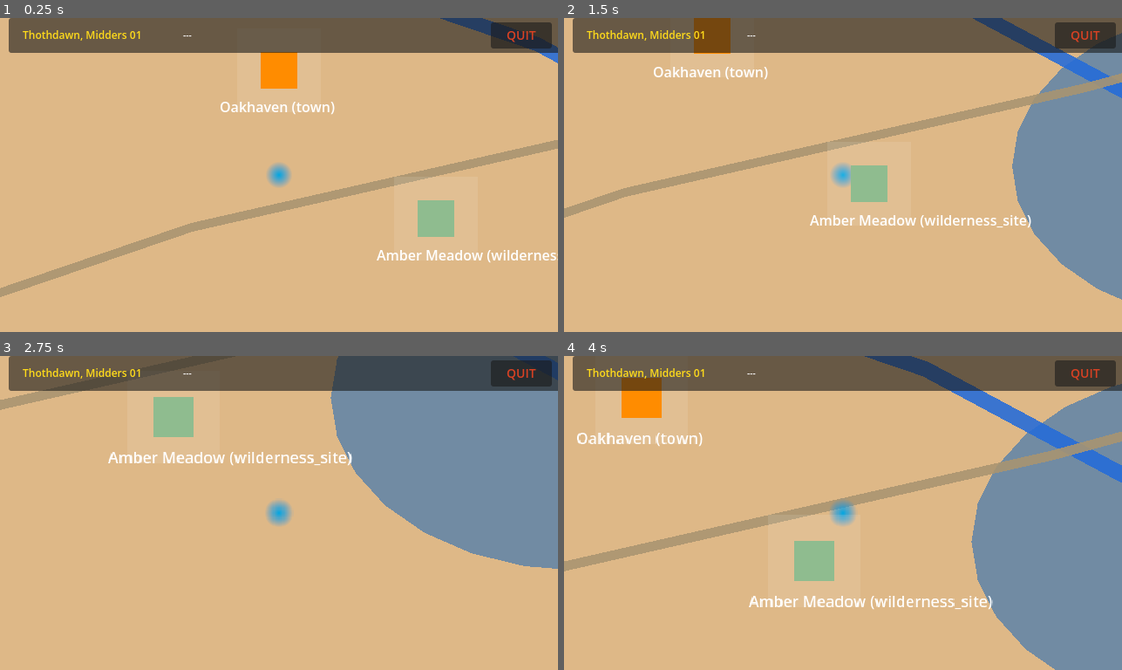
Above: before the commit, frames 1-4 (two rows, left to right).
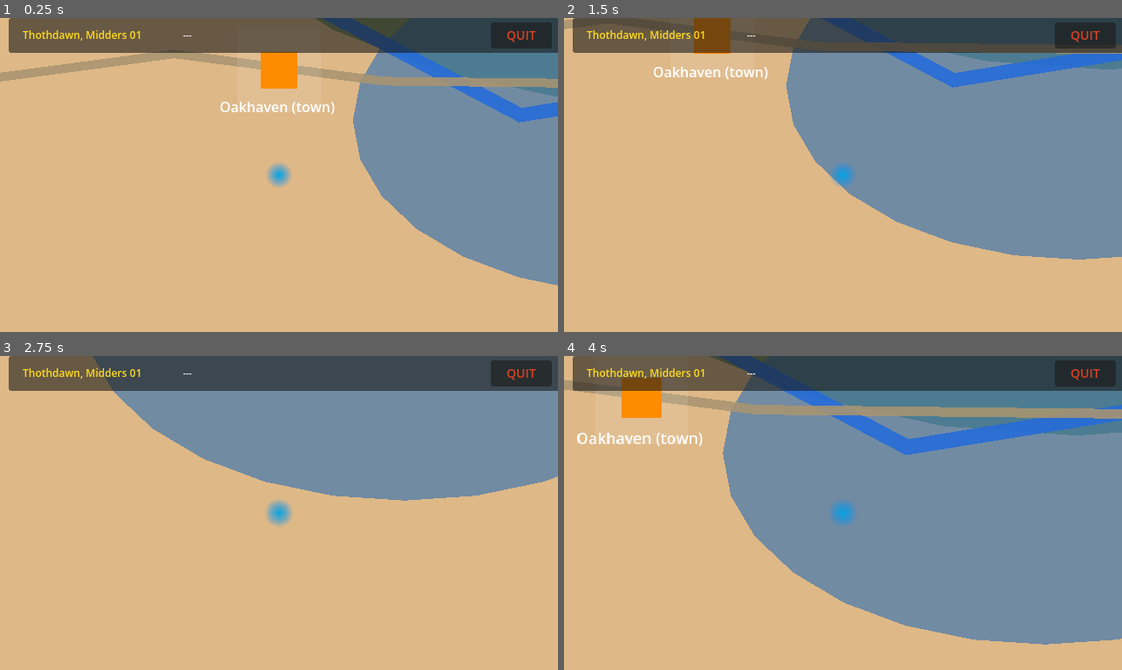
Above: after the commit, the same moments.

Repository: david-drew/LlamaQuest
Game: Godot game, scene res://scenes/main.tscn
Same seed, same stepped clock (60 frames per second), same inputs: the game is played once before the commit and once after it.
Inputs (mouse positions are in pixels of both pictures, inside the frame that each line leads up to):
- Up to frame 1 (0.25 s): no input
- Up to frame 2 (1.5 s): tap Enter at 0.5 s; move the mouse to (965, 159) at 0.52 s; hold D (move_right) 0.53-1.28 s; tap Mouse wheel up (zoom_in) at 0.6 s; move the mouse to (731, 190) at 1.27 s; hold S (move_down) from 1.28 s (still down); tap Mouse wheel down (zoom_out) at 1.35 s
- Up to frame 3 (2.75 s): move the mouse to (334, 443) at 2.02 s; release S (move_down) at 2.03 s; hold D (move_right) from 2.03 s (still down); tap Mouse wheel up (zoom_in) at 2.1 s
- Up to frame 4 (4 s): move the mouse to (815, 575) at 2.77 s; release D (move_right) at 2.78 s; hold W (move_up) 2.78-3.53 s; tap Mouse wheel down (zoom_out) at 2.85 s; move the mouse to (1010, 560) at 3.52 s; hold A (move_left) from 3.53 s (still down); tap Mouse wheel up (zoom_in) at 3.6 s

The runs differ from the first frame. In frame 1, 28% of the frame differs, in the area x 0-100%, y 0-89%; in frame 2, 30%; in frame 3, 20%; in frame 4, 44%, in the area x 0-100%, y 0-100%.

Commit message:
added simple forest and dungeon sites

Diff:
--- a/scenes/wilderness_stub.tscn
+++ b/scenes/wilderness_stub.tscn
@@ -1,9 +1,7 @@
 [gd_scene load_steps=2 format=3]
 
-[ext_resource type="Script" path="res://scripts/world/stub_site_scene.gd" id="1_stub"]
+[ext_resource type="Script" path="res://scripts/world/wilderness_site_stub.gd" id="1_stub"]
 
 [node name="WildernessStub" type="Node2D"]
 script = ExtResource("1_stub")
-site_type = "wilderness_site"
-title = "Amber Meadow"
-clear_color = Color(0.28, 0.34, 0.20, 1)
+base_title = "Amber Meadow"
--- a/scripts/world/dungeon_generator.gd
+++ b/scripts/world/dungeon_generator.gd
@@ -1,3 +1,4 @@
+
 class_name DungeonGenerator
 extends Node2D
 
@@ -12,11 +13,27 @@
 		center = rect.get_center()
 		tag = _tag
 
+class BSPNode:
+	var partition_rect: Rect2
+	var left_child: BSPNode
+	var right_child: BSPNode
+	var room: DungeonRoom # This will be null until we carve the rooms
+
+	func _init(rect: Rect2):
+		partition_rect = rect
+
+	func is_leaf() -> bool:
+		return left_child == null and right_child == null
+
 # Generator Parameters
 @export var dungeon_size := Vector2i(64, 64)
-@export var min_room_size := 6
 @export var min_floors := 2
 @export var max_floors := 4
+
+@export var grid_size := Vector2i(64, 64)
+@export var min_partition_size := 12
+@export var max_partition_size := 24
+@export var min_room_size := 6
 
 # Map Data: Array of dictionaries. Each dict holds the tile grid and the rooms for that floor.
 var map_data: Array = []
@@ -43,3 +60,49 @@
 	# 4. Tag rooms (Entrance, Boss, Stairs)
 
 	return {"grid": grid, "rooms": rooms}
+
+
+func _partition_space(rect: Rect2) -> BSPNode:
+	var node = BSPNode.new(rect)
+
+	# If the partition is already small enough, maybe don't split it (add some RNG)
+	if rect.size.x < max_partition_size and rect.size.y < max_partition_size:
+		if randf() > 0.75: # 25% chance to stop early for organic variety
+			return node
+
+	# Determine split direction based on aspect ratio to avoid long, thin slices
+	var split_horizontal := randf() > 0.5
+	if rect.size.x > rect.size.y * 1.25:
+		split_horizontal = false # Too wide, force vertical split
+	elif rect.size.y > rect.size.x * 1.25:
+		split_horizontal = true  # Too tall, force horizontal split
+
+	# Calculate the maximum allowed split point
+	var max_split: int
+	if split_horizontal:
+		max_split = int(rect.size.y) - min_partition_size
+	else:
+		max_split = int(rect.size.x) - min_partition_size
+
+	# If the space is too small to split legally, we stop and make it a leaf
+	if max_split <= min_partition_size:
+		return node
+
+	# Execute the split
+	var split_point = randi_range(min_partition_size, max_split)
+
+	var rect1: Rect2
+	var rect2: Rect2
+
+	if split_horizontal:
+		rect1 = Rect2(rect.position, Vector2(rect.size.x, split_point))
+		rect2 = Rect2(rect.position + Vector2(0, split_point), Vector2(rect.size.x, rect.size.y - split_point))
+	else:
+		rect1 = Rect2(rect.position, Vector2(split_point, rect.size.y))
+		rect2 = Rect2(rect.position + Vector2(split_point, 0), Vector2(rect.size.x - split_point, rect.size.y))
+
+	# Recurse
+	node.left_child = _partition_space(rect1)
+	node.right_child = _partition_space(rect2)
+
+	return node
--- a/scripts/world/overland_builder.gd
+++ b/scripts/world/overland_builder.gd
@@ -1,56 +1,259 @@
 class_name OverlandBuilder
 extends RefCounted
 
+const MIN_SITE_SPACING := 240.0
+const DUNGEON_TOWN_MIN_DISTANCE := 520.0
+const WORLD_MARGIN := 120.0
+const MAX_RETRIES := 24
+
 static func build_world(seed: int, extents: Vector2) -> WorldSpec:
-	var rng := RandomNumberGenerator.new()
-	rng.seed = seed
-
 	var spec := WorldSpec.new(seed, extents)
-
-	var forest_center := Vector2(-extents.x * 0.25, -extents.y * 0.15)
-	var lake_center := Vector2(extents.x * 0.22, extents.y * 0.16)
-	spec.regions.append(WorldRegion.new("forest_01", "forest", forest_center, Vector2(420, 250)))
-	spec.regions.append(WorldRegion.new("lake_01", "lake", lake_center, Vector2(260, 180)))
-
-	var river_points := PackedVector2Array([
-		Vector2(-extents.x * 0.42, -extents.y * 0.34),
-		Vector2(-extents.x * 0.16, -extents.y * 0.08),
-		Vector2(extents.x * 0.08, extents.y * 0.04),
-		Vector2(extents.x * 0.36, extents.y * 0.26)
-	])
-	var road_points := PackedVector2Array([
-		Vector2(-extents.x * 0.30, extents.y * 0.28),
-		Vector2(-extents.x * 0.10, extents.y * 0.18),
-		Vector2(extents.x * 0.14, extents.y * 0.10),
-		Vector2(extents.x * 0.34, extents.y * 0.02)
-	])
-	spec.networks.append(WorldNetwork.new("river_01", "river", river_points))
-	spec.networks.append(WorldNetwork.new("road_01", "road", road_points))
-
-	var town_seed := int(rng.randi())
-	var dungeon_seed := int(rng.randi())
-	var wilderness_seed := int(rng.randi())
-
-	spec.sites.append(SiteSpec.new(
+	var sub_seeds := _derive_sub_seeds(seed)
+	spec.sub_seeds = sub_seeds
+
+	var forest := _build_forest_region(sub_seeds["forest"], extents)
+	var lake := _build_lake_region(sub_seeds["lake"], extents, forest)
+	spec.regions.append(forest)
+	spec.regions.append(lake)
+
+	var town_site := _place_town_site(sub_seeds["sites"], extents, lake)
+	var road_network := _build_road_network(sub_seeds["road"], extents, town_site.position)
+
+	var dungeon_site := _place_dungeon_site(sub_seeds["sites_dungeon"], extents, lake, town_site.position)
+	var wilderness_site := _place_wilderness_site(
+		sub_seeds["sites_wilderness"],
+		extents,
+		lake,
+		forest,
+		[town_site.position, dungeon_site.position]
+	)
+
+	var river_network := _build_river_network(sub_seeds["river"], extents)
+
+	spec.networks.append(river_network)
+	spec.networks.append(road_network)
+	spec.sites.append(town_site)
+	spec.sites.append(dungeon_site)
+	spec.sites.append(wilderness_site)
+
+	return spec
+
+static func _derive_sub_seeds(seed: int) -> Dictionary:
+	var root_rng := RandomNumberGenerator.new()
+	root_rng.seed = seed
+
+	return {
+		"forest": int(root_rng.randi()),
+		"lake": int(root_rng.randi()),
+		"river": int(root_rng.randi()),
+		"road": int(root_rng.randi()),
+		"sites": int(root_rng.randi()),
+		"sites_dungeon": int(root_rng.randi()),
+		"sites_wilderness": int(root_rng.randi())
+	}
+
+static func _build_forest_region(sub_seed: int, extents: Vector2) -> WorldRegion:
+	var rng := RandomNumberGenerator.new()
+	rng.seed = sub_seed
+
+	var center := Vector2(
+		rng.randf_range(-extents.x * 0.30, extents.x * 0.08),
+		rng.randf_range(-extents.y * 0.24, extents.y * 0.18)
+	)
+	var radius := Vector2(
+		rng.randf_range(extents.x * 0.22, extents.x * 0.30),
+		rng.randf_range(extents.y * 0.20, extents.y * 0.28)
+	)
+	return WorldRegion.new("forest_01", "forest", center, radius, sub_seed)
+
+static func _build_lake_region(sub_seed: int, extents: Vector2, forest: WorldRegion) -> WorldRegion:
+	var rng := RandomNumberGenerator.new()
+	rng.seed = sub_seed
+
+	var lake := WorldRegion.new(
+		"lake_01",
+		"lake",
+		Vector2(extents.x * 0.20, extents.y * 0.12),
+		Vector2(extents.x * 0.12, extents.y * 0.14),
+		sub_seed
+	)
+
+	for _attempt in range(MAX_RETRIES):
+		var candidate_center := Vector2(
+			rng.randf_range(-extents.x * 0.18, extents.x * 0.34),
+			rng.randf_range(-extents.y * 0.16, extents.y * 0.28)
+		)
+		var candidate_radius := Vector2(
+			rng.randf_range(extents.x * 0.11, extents.x * 0.17),
+			rng.randf_range(extents.y * 0.10, extents.y * 0.16)
+		)
+		var candidate := WorldRegion.new("lake_01", "lake", candidate_center, candidate_radius, sub_seed)
+		if _is_region_within_bounds(candidate, extents) and _has_reasonable_region_separation(candidate, forest):
+			return candidate
+
+	return lake
+
+static func _build_river_network(sub_seed: int, extents: Vector2) -> WorldNetwork:
+	var rng := RandomNumberGenerator.new()
+	rng.seed = sub_seed
+
+	var start := Vector2(-extents.x * 0.48, rng.randf_range(-extents.y * 0.32, -extents.y * 0.12))
+	var mid_a := Vector2(-extents.x * 0.16, rng.randf_range(-extents.y * 0.08, extents.y * 0.10))
+	var mid_b := Vector2(extents.x * 0.12, rng.randf_range(-extents.y * 0.12, extents.y * 0.16))
+	var end := Vector2(extents.x * 0.44, rng.randf_range(extents.y * 0.12, extents.y * 0.30))
+
+	var points := PackedVector2Array([start, mid_a, mid_b, end])
+	return WorldNetwork.new("river_01", "river", points, 16.0, sub_seed)
+
+static func _build_road_network(sub_seed: int, extents: Vector2, town_pos: Vector2) -> WorldNetwork:
+	var rng := RandomNumberGenerator.new()
+	rng.seed = sub_seed
+
+	var road_y_offset := rng.randf_range(-48.0, 48.0)
+	var start := Vector2(-extents.x * 0.46, town_pos.y + road_y_offset)
+	var near_town_left := town_pos + Vector2(-120, rng.randf_range(-24.0, 24.0))
+	var near_town_right := town_pos + Vector2(120, rng.randf_range(-24.0, 24.0))
+	var end := Vector2(extents.x * 0.44, town_pos.y + rng.randf_range(-90.0, 90.0))
+	var points := PackedVector2Array([start, near_town_left, near_town_right, end])
+
+	return WorldNetwork.new("road_01", "road", points, 10.0, sub_seed)
+
+static func _place_town_site(sub_seed: int, extents: Vector2, lake: WorldRegion) -> SiteSpec:
+	var rng := RandomNumberGenerator.new()
+	rng.seed = sub_seed
+
+	var fallback := SiteSpec.new(
 		"site_town_oakhaven",
 		"town",
 		"Oakhaven",
-		Vector2(-120, 90),
-		town_seed
-	))
-	spec.sites.append(SiteSpec.new(
+		Vector2(-extents.x * 0.10, extents.y * 0.05),
+		sub_seed,
+		"town"
+	)
+
+	for _attempt in range(MAX_RETRIES):
+		var candidate := Vector2(
+			rng.randf_range(-extents.x * 0.30, extents.x * 0.10),
+			rng.randf_range(-extents.y * 0.10, extents.y * 0.22)
+		)
+		if _is_point_valid_site_position(candidate, extents, [lake]):
+			return SiteSpec.new("site_town_oakhaven", "town", "Oakhaven", candidate, sub_seed, "town")
+
+	return fallback
+
+static func _place_dungeon_site(sub_seed: int, extents: Vector2, lake: WorldRegion, town_pos: Vector2) -> SiteSpec:
+	var rng := RandomNumberGenerator.new()
+	rng.seed = sub_seed
+
+	var fallback := SiteSpec.new(
 		"site_dungeon_fallen_watch",
 		"dungeon",
 		"Fallen Watch",
-		Vector2(320, -30),
-		dungeon_seed
-	))
-	spec.sites.append(SiteSpec.new(
+		Vector2(extents.x * 0.30, -extents.y * 0.08),
+		sub_seed,
+		"dungeon"
+	)
+
+	for _attempt in range(MAX_RETRIES):
+		var candidate := Vector2(
+			rng.randf_range(extents.x * 0.10, extents.x * 0.38),
+			rng.randf_range(-extents.y * 0.28, extents.y * 0.24)
+		)
+		if candidate.distance_to(town_pos) < DUNGEON_TOWN_MIN_DISTANCE:
+			continue
+		if _is_point_valid_site_position(candidate, extents, [lake]):
+			return SiteSpec.new("site_dungeon_fallen_watch", "dungeon", "Fallen Watch", candidate, sub_seed, "dungeon")
+
+	return fallback
+
+static func _place_wilderness_site(
+	sub_seed: int,
+	extents: Vector2,
+	lake: WorldRegion,
+	forest: WorldRegion,
+	other_sites: Array
+) -> SiteSpec:
+	var rng := RandomNumberGenerator.new()
+	rng.seed = sub_seed
+
+	var fallback := SiteSpec.new(
 		"site_wilderness_amber_meadow",
 		"wilderness_site",
 		"Amber Meadow",
-		Vector2(60, 260),
-		wilderness_seed
-	))
-
-	return spec
+		forest.center + Vector2(forest.radius.x * 0.25, forest.radius.y * 0.10),
+		sub_seed,
+		"wilderness_site"
+	)
+
+	for _attempt in range(MAX_RETRIES):
+		var angle := rng.randf_range(0.0, TAU)
+		var dist := rng.randf_range(forest.radius.x * 0.25, forest.radius.x * 0.68)
+		var candidate := forest.center + Vector2(cos(angle), sin(angle)) * dist
+		if not _is_point_valid_site_position(candidate, extents, [lake]):
+			continue
+		if not _is_spacing_valid(candidate, other_sites, MIN_SITE_SPACING):
+			continue
+		return SiteSpec.new(
+			"site_wilderness_amber_meadow",
+			"wilderness_site",
+			"Amber Meadow",
+			candidate,
+			sub_seed,
+			"wilderness_site"
+		)
+
+	return fallback
+
+static func _is_region_within_bounds(region: WorldRegion, extents: Vector2) -> bool:
+	var min_x := -extents.x * 0.5 + WORLD_MARGIN
+	var max_x := extents.x * 0.5 - WORLD_MARGIN
+	var min_y := -extents.y * 0.5 + WORLD_MARGIN
+	var max_y := extents.y * 0.5 - WORLD_MARGIN
+
+	if region.center.x - region.radius.x < min_x:
+		return false
+	if region.center.x + region.radius.x > max_x:
+		return false
+	if region.center.y - region.radius.y < min_y:
+		return false
+	if region.center.y + region.radius.y > max_y:
+		return false
+	return true
+
+static func _has_reasonable_region_separation(region_a: WorldRegion, region_b: WorldRegion) -> bool:
+	var center_distance := region_a.center.distance_to(region_b.center)
+	var overlap_threshold := (region_a.radius.length() + region_b.radius.length()) * 0.35
+	return center_distance > overlap_threshold
+
+static func _is_point_valid_site_position(pos: Vector2, extents: Vector2, blocked_regions: Array[WorldRegion]) -> bool:
+	var half_w := extents.x * 0.5
+	var half_h := extents.y * 0.5
+	if pos.x < -half_w + WORLD_MARGIN:
+		return false
+	if pos.x > half_w - WORLD_MARGIN:
+		return false
+	if pos.y < -half_h + WORLD_MARGIN:
+		return false
+	if pos.y > half_h - WORLD_MARGIN:
+		return false
+
+	for region in blocked_regions:
+		if _point_in_region_ellipse(pos, region):
+			return false
+	return true
+
+static func _point_in_region_ellipse(pos: Vector2, region: WorldRegion) -> bool:
+	var local := pos - region.center
+	if region.radius.x <= 0.01:
+		return false
+	if region.radius.y <= 0.01:
+		return false
+	var x_term := (local.x * local.x) / (region.radius.x * region.radius.x)
+	var y_term := (local.y * local.y) / (region.radius.y * region.radius.y)
+	return x_term + y_term <= 1.0
+
+static func _is_spacing_valid(candidate: Vector2, existing_positions: Array, min_spacing: float) -> bool:
+	for pos in existing_positions:
+		if candidate.distance_to(pos) < min_spacing:
+			return false
+	return true
--- a/scripts/world/overland_view.gd
+++ b/scripts/world/overland_view.gd
@@ -33,7 +33,7 @@
 	for network in spec.networks:
 		var line := Line2D.new()
 		line.points = network.points
-		line.width = _get_network_width(network.network_type)
+		line.width = network.width
 		line.default_color = _get_network_color(network.network_type)
 		line.z_index = -10
 		add_child(line)
@@ -79,8 +79,11 @@
 		enter_zone.body_entered.connect(_on_enter_zone_body_entered.bind(site))
 
 func _on_enter_zone_body_entered(body: Node2D, site: SiteSpec) -> void:
-	if body.name != "Player":
+	if not (body is Player):
 		return
+	call_deferred("_emit_site_enter_requested", site)
+
+func _emit_site_enter_requested(site: SiteSpec) -> void:
 	site_enter_requested.emit(site)
 
 func _get_region_color(region_type: String) -> Color:
@@ -97,13 +100,6 @@
 		return Color(0.66, 0.58, 0.44, 0.88)
 	return Color.WHITE
 
-func _get_network_width(network_type: String) -> float:
-	if network_type == "river":
-		return 16.0
-	if network_type == "road":
-		return 10.0
-	return 8.0
-
 func _make_ellipse(radius: Vector2, points: int = 28) -> PackedVector2Array:
 	var poly := PackedVector2Array()
 	for i in range(points):
--- a/scripts/world/site_spec.gd
+++ b/scripts/world/site_spec.gd
@@ -6,16 +6,19 @@
 var display_name: String
 var position: Vector2
 var seed: int
+var routing_id: String
 
 func _init(
 	_site_id: String,
 	_site_type: String,
 	_display_name: String,
 	_position: Vector2,
-	_seed: int
+	_seed: int,
+	_routing_id: String = ""
 ) -> void:
 	site_id = _site_id
 	site_type = _site_type
 	display_name = _display_name
 	position = _position
 	seed = _seed
+	routing_id = _routing_id
--- a/scripts/world/stub_site_scene.gd
+++ b/scripts/world/stub_site_scene.gd
@@ -3,6 +3,7 @@
 @export var site_type: String = "dungeon"
 @export var title: String = "Stub Site"
 @export var clear_color: Color = Color.DIM_GRAY
+var entry_context
 
 func _ready() -> void:
 	RenderingServer.set_default_clear_color(clear_color)
@@ -25,6 +26,15 @@
 	hint_label.position = Vector2(-220, -92)
 	add_child(hint_label)
 
+	if entry_context != null:
+		var context_label := Label.new()
+		context_label.text = "Site: %s | Seed: %d" % [entry_context.site_id, entry_context.site_seed]
+		context_label.position = Vector2(-220, -64)
+		add_child(context_label)
+
+func configure_entry_context(context) -> void:
+	entry_context = context
+
 func _make_centered_rect(size: Vector2) -> PackedVector2Array:
 	var half := size / 2.0
 	return PackedVector2Array([
--- /dev/null
+++ b/scripts/world/wilderness_site_stub.gd
@@ -0,0 +1,151 @@
+extends Node2D
+
+signal exit_requested
+
+const MAP_SIZE := Vector2(2000, 1300)
+const TRANSITION_CONTEXT_SCRIPT := preload("res://scripts/world/transition_context.gd")
+
+@export var base_title: String = "Wilderness Site"
+
+var entry_context
+
+func configure_entry_context(context) -> void:
+	if context != null and context is TRANSITION_CONTEXT_SCRIPT:
+		entry_context = context
+	else:
+		entry_context = null
+
+func _ready() -> void:
+	RenderingServer.set_default_clear_color(Color(0.21, 0.30, 0.18, 1.0))
+	_build_layout()
+
+func get_entry_spawn_position() -> Vector2:
+	return Vector2(0, MAP_SIZE.y * 0.36)
+
+func _build_layout() -> void:
+	var rng := RandomNumberGenerator.new()
+	rng.seed = _get_deterministic_seed()
+
+	var ground := Polygon2D.new()
+	ground.polygon = _make_centered_rect(MAP_SIZE)
+	ground.color = Color(0.27, 0.40, 0.22, 1.0)
+	ground.z_index = -20
+	add_child(ground)
+
+	var clearing := Polygon2D.new()
+	clearing.polygon = _make_ellipse(Vector2(520, 330))
+	clearing.color = Color(0.38, 0.50, 0.29, 1.0)
+	clearing.z_index = -15
+	add_child(clearing)
+
+	_add_tree_ring(rng)
+	_add_rocks(rng)
+	_add_labels()
+	_add_exit_affordance()
+
+func _add_tree_ring(rng: RandomNumberGenerator) -> void:
+	for _i in range(24):
+		var angle := rng.randf_range(0.0, TAU)
+		var dist := rng.randf_range(380.0, 760.0)
+		var pos := Vector2(cos(angle), sin(angle)) * dist
+
+		var tree := Polygon2D.new()
+		tree.polygon = _make_ellipse(Vector2(rng.randf_range(16.0, 30.0), rng.randf_range(20.0, 34.0)), 18)
+		tree.position = pos
+		tree.color = Color(0.13, 0.28, 0.14, 1.0)
+		tree.z_index = -6
+		add_child(tree)
+
+func _add_rocks(rng: RandomNumberGenerator) -> void:
+	for _i in range(8):
+		var pos := Vector2(
+			rng.randf_range(-780.0, 780.0),
+			rng.randf_range(-440.0, 440.0)
+		)
+		if pos.distance_to(Vector2.ZERO) < 260.0:
+			pos += Vector2(180, 180)
+
+		var rock := Polygon2D.new()
+		rock.polygon = _make_centered_rect(Vector2(rng.randf_range(24.0, 56.0), rng.randf_range(18.0, 42.0)))
+		rock.position = pos
+		rock.color = Color(0.42, 0.42, 0.40, 1.0)
+		rock.z_index = -8
+		add_child(rock)
+
+func _add_labels() -> void:
+	var title_label := Label.new()
+	title_label.text = _get_title_text()
+	title_label.position = Vector2(-220, -110)
+	add_child(title_label)
+
+	var hint_label := Label.new()
+	hint_label.text = "Outdoor clearing stub. Walk to south cyan zone to return."
+	hint_label.position = Vector2(-320, -84)
+	add_child(hint_label)
+
+func _add_exit_affordance() -> void:
+	var exit_root := Node2D.new()
+	exit_root.name = "WildernessExit"
+	exit_root.position = Vector2(0, MAP_SIZE.y * 0.44)
+	add_child(exit_root)
+
+	var exit_area := Area2D.new()
+	exit_area.name = "ExitArea"
+	exit_area.collision_layer = 16
+	exit_area.collision_mask = 2
+	exit_area.monitoring = true
+	exit_area.monitorable = true
+	exit_root.add_child(exit_area)
+
+	var collision := CollisionShape2D.new()
+	var shape := RectangleShape2D.new()
+	shape.size = Vector2(260, 72)
+	collision.shape = shape
+	exit_area.add_child(collision)
+
+	var visual := Polygon2D.new()
+	visual.polygon = _make_centered_rect(Vector2(260, 72))
+	visual.color = Color(0.20, 0.90, 1.0, 0.35)
+	visual.z_index = 2
+	exit_root.add_child(visual)
+
+	var label := Label.new()
+	label.text = "Exit to Overland"
+	label.position = Vector2(-58, 46)
+	exit_root.add_child(label)
+
+	exit_area.body_entered.connect(_on_exit_body_entered)
+
+func _on_exit_body_entered(body: Node2D) -> void:
+	if not (body is Player):
+		return
+	call_deferred("_emit_exit_requested")
+
+func _emit_exit_requested() -> void:
+	exit_requested.emit()
+
+func _get_deterministic_seed() -> int:
+	if entry_context == null:
+		return 0
+	return int(entry_context.site_seed) ^ int(entry_context.site_id.hash())
+
+func _get_title_text() -> String:
+	if entry_context == null:
+		return base_title
+	return "%s: %s (%d)" % [base_title, entry_context.site_id, entry_context.site_seed]
+
+func _make_centered_rect(size: Vector2) -> PackedVector2Array:
+	var half := size / 2.0
+	return PackedVector2Array([
+		Vector2(-half.x, -half.y),
+		Vector2(half.x, -half.y),
+		Vector2(half.x, half.y),
+		Vector2(-half.x, half.y)
+	])
+
+func _make_ellipse(radius: Vector2, points: int = 28) -> PackedVector2Array:
+	var poly := PackedVector2Array()
+	for i in range(points):
+		var angle := TAU * (float(i) / float(points))
+		poly.append(Vector2(cos(angle) * radius.x, sin(angle) * radius.y))
+	return poly
--- a/scripts/world/world_network.gd
+++ b/scripts/world/world_network.gd
@@ -4,8 +4,18 @@
 var network_id: String
 var network_type: String
 var points: PackedVector2Array
+var width: float
+var sub_seed: int
 
-func _init(_network_id: String, _network_type: String, _points: PackedVector2Array) -> void:
+func _init(
+	_network_id: String,
+	_network_type: String,
+	_points: PackedVector2Array,
+	_width: float = 10.0,
+	_sub_seed: int = 0
+) -> void:
 	network_id = _network_id
 	network_type = _network_type
 	points = _points
+	width = _width
+	sub_seed = _sub_seed
--- a/scripts/world/world_region.gd
+++ b/scripts/world/world_region.gd
@@ -5,9 +5,17 @@
 var region_type: String
 var center: Vector2
 var radius: Vector2
+var sub_seed: int
 
-func _init(_region_id: String, _region_type: String, _center: Vector2, _radius: Vector2) -> void:
+func _init(
+	_region_id: String,
+	_region_type: String,
+	_center: Vector2,
+	_radius: Vector2,
+	_sub_seed: int = 0
+) -> void:
 	region_id = _region_id
 	region_type = _region_type
 	center = _center
 	radius = _radius
+	sub_seed = _sub_seed
--- a/scripts/world/world_spec.gd
+++ b/scripts/world/world_spec.gd
@@ -6,6 +6,7 @@
 var regions: Array[WorldRegion] = []
 var networks: Array[WorldNetwork] = []
 var sites: Array[SiteSpec] = []
+var sub_seeds: Dictionary = {}
 
 func _init(_seed: int, _extents: Vector2) -> void:
 	seed = _seed
Not shown, added: scripts/world/dungeon_site_stub.gd.uid
Not shown, added: scripts/world/overland_builder.gd.uid
Not shown, added: scripts/world/overland_view.gd.uid
Not shown, added: scripts/world/site_spec.gd.uid
Not shown, added: scripts/world/stub_site_scene.gd.uid
Not shown, added: scripts/world/transition_context.gd.uid
Not shown, added: scripts/world/wilderness_site_stub.gd.uid
Not shown, added: scripts/world/world_network.gd.uid
Not shown, added: scripts/world/world_region.gd.uid
Not shown, added: scripts/world/world_spec.gd.uid
Not shown, changed: .gitignore
